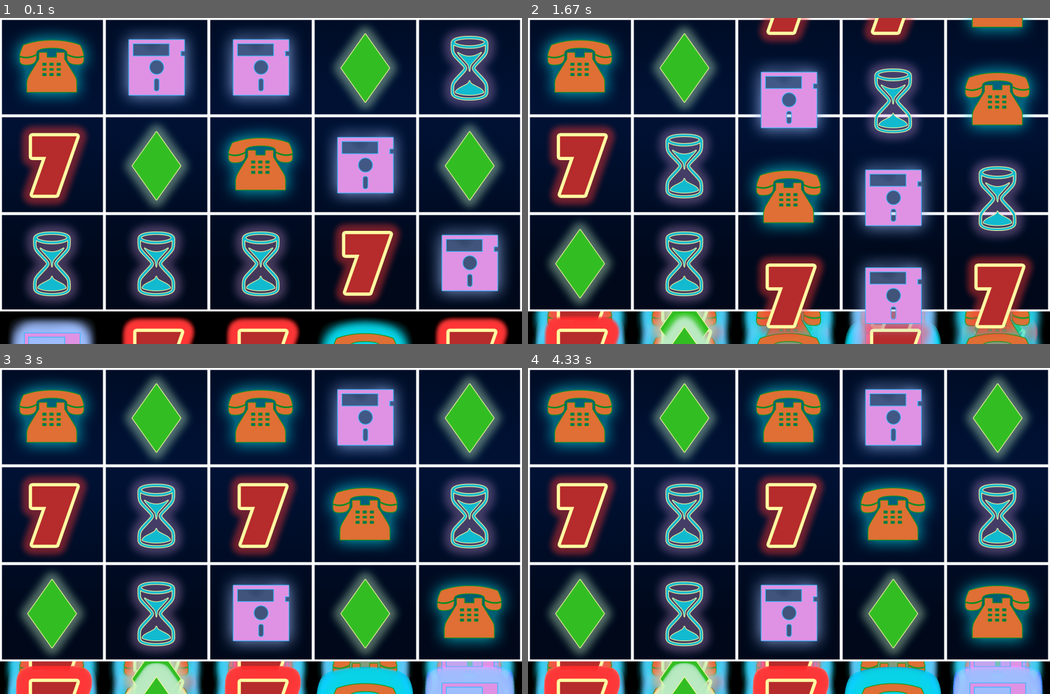
Above: before the commit, frames 1-4 (two rows, left to right).
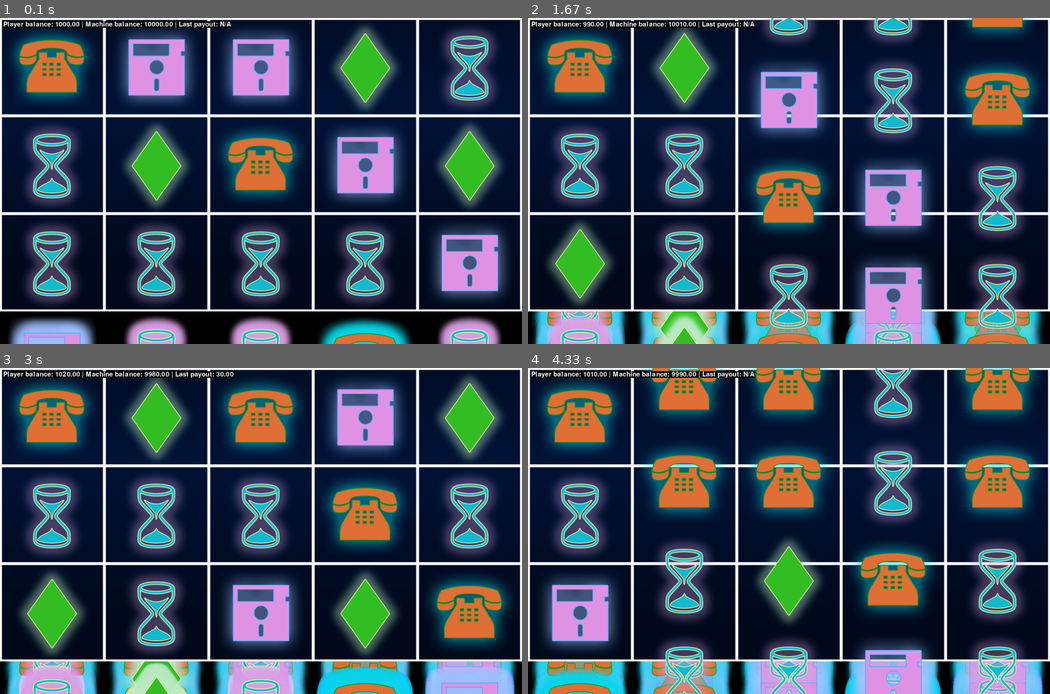
Above: after the commit, the same moments.

Repository: Valery-Olon/pygameSlot
Game: pygame game, started from main.py
Same seed, same stepped clock (60 frames per second), same inputs: the game is played once before the commit and once after it.
Inputs:
- Up to frame 1 (0.1 s): no input
- Up to frame 2 (1.67 s): tap Space at 0.33 s
- Up to frame 3 (3 s): no input
- Up to frame 4 (4.33 s): tap Space at 3.17 s

The runs differ from the first frame. In frame 1, 9.6% of the frame differs, in the area x 0-98%, y 0-100%; in frame 2, 13%; in frame 3, 9.3%; in frame 4, 54%, in the area x 0-99%, y 0-100%.

Commit message:
Added player class and win logic

Diff:
--- /dev/null
+++ b/debug.py
@@ -0,0 +1,11 @@
+import pygame
+
+pygame.init()
+font = pygame.font.Font(None, 30)
+
+def debug(info, y = 10, x = 10):
+    display_surface = pygame.display.get_surface()
+    debug_surf = font.render(str(info), True, 'white')
+    debug_rect = debug_surf.get_rect(topleft = (x,y))
+    pygame.draw.rect(display_surface, 'black', debug_rect)
+    display_surface.blit(debug_surf, debug_rect)
--- a/machine.py
+++ b/machine.py
@@ -1,17 +1,26 @@
+from debug import debug
+from player import Player
 from reel import *
 from settings import *
+from wins import *
 import pygame
 
 class Machine:
     def __init__(self) -> None:
         self.display_surface = pygame.display.get_surface()
+        self.machine_balance = 10000.00
         self.reel_index = 0
         self.reel_list = {}
         self.can_toggle = True
         self.spinning = False
+        self.win_animation_ongoing = False
+
+        # results
+        self.prev_result = {0: None, 1: None, 2:None, 3: None, 4: None}
+        self.spin_result = {0: None, 1: None, 2:None, 3: None, 4: None}
 
         self.spawn_reels()
-
+        self.currPlayer = Player()
 
     def coolsdowns(self):
         # Only lets player spin if all reels are NOT spinning
@@ -21,19 +30,31 @@
                 self.spinning = True
         if not self.can_toggle and [self.reel_list[reel].reel_is_spinning for reel in self.reel_list].count(False) == 5:
             self.can_toggle = True
+            self.spin_result = self.get_result()
+            # print(flip_horizontal(self.get_result()))
+
+            if self.check_wins(self.spin_result):
+                self.win_data = self.check_wins(self.spin_result)
+                # Play the win sound
+                # self.play_win_sound(self.win_data)
+                self.pay_player(self.win_data, self.currPlayer)
+                print(self.currPlayer.get_data(), ' - win')
+                # self.win_animation_ongoing = True
+                # self.ui.win_text_angle = random.randint(-4, 4)
 
 
     def input(self):
         keys = pygame.key.get_pressed()
 
         # Checks for space key, ability to toggle spin, and balance to cover bet size
-        # if keys[pygame.K_SPACE] and self.can_toggle and self.currPlayer.balance >= self.current_player.bet_size
-        if keys[pygame.K_SPACE]:
+        if keys[pygame.K_SPACE] and self.can_toggle and self.currPlayer.balance >= self.currPlayer.bet_size:
+        # if keys[pygame.K_SPACE]:
             self.toggle_spinning()
             self.spin_time = pygame.time.get_ticks()
-            # self.currentPlayer.place_bet()
-            # self.machine_balance += self.currPlyer.bet_size
-            # self.currPlayer.last_payout = None
+            self.currPlayer.place_bet()
+            self.machine_balance += self.currPlayer.bet_size
+            print(self.currPlayer.get_data())
+            self.currPlayer.last_payout = None
 
     def draw_reels(self,delta_time):
         for reel in self.reel_list:
@@ -60,9 +81,52 @@
                 self.reel_list[reel].start_spin(int(reel) * 200)
                 # self.spin_sound.play()
 
-    def update(self,delta_time):
+    def get_result(self):
+        for reel in self.reel_list:
+            self.spin_result[reel] = self.reel_list[reel].reel_spin_result()
+        return self.spin_result
+
+    def check_wins(self, result):
+        hits = {}
+        horizontal = flip_horizontal(result)
+        for row in horizontal:
+            for sym in row:
+                if row.count(sym) > 2:  # Potential result
+                    possible_win = [idx for idx, val in enumerate(row) if sym == val]
+
+                    # Check possible_win for a subsequqnce longer than 2 and add to hits
+                    if len(longest_seq(possible_win)) > 2:
+                        hits[horizontal.index(row) + 1] = [sym, longest_seq(possible_win)]
+        if hits:
+            return hits
+
+    def pay_player(self, win_data, curr_player):
+        multiplier = 0
+        spin_payout = 0
+
+        for v in win_data.values():
+            multiplier += len(v[1])
+        spin_payout = (multiplier * curr_player.bet_size)
+        curr_player.balance += spin_payout
+        self.machine_balance -= spin_payout
+        curr_player.last_payout = spin_payout
+        curr_player.total_won += spin_payout
+
+    def update(self, delta_time):
+        self.coolsdowns()
         self.input()
         self.draw_reels(delta_time)
+
         for reel in self.reel_list:
             self.reel_list[reel].symbol_list.draw(self.display_surface)
             self.reel_list[reel].symbol_list.update()
+
+        # balance payout debugger
+
+        debug_player_data = self.currPlayer.get_data()
+        machine_balance = "{:.2f}".format(self.machine_balance)
+        if self.currPlayer.last_payout:
+            last_payout = "{:.2f}".format(self.currPlayer.last_payout)
+        else:
+            last_payout = "N/A"
+        debug(f"Player balance: {debug_player_data['balance']} | Machine balance: {machine_balance} | Last payout: {last_payout}")
--- /dev/null
+++ b/player.py
@@ -0,0 +1,23 @@
+from settings import *
+
+class Player():
+    def __init__(self) -> None:
+        self.balance = 1000.00
+        self.bet_size = 10.00
+        self.last_payout = 0.00
+        self.total_won = 0.00
+        self.total_wager = 0.00
+
+    def get_data(self):
+        player_data = {}
+        player_data['balance'] = "{:.2f}".format(self.balance)
+        player_data['bet_size'] = "{:.2f}".format(self.bet_size)
+        player_data['last_payout'] = "{:.2f}".format(self.last_payout) if self.last_payout else "N/A"
+        player_data['total_won'] = "{:.2f}".format(self.total_won)
+        player_data['total_wager'] = "{:.2f}".format(self.total_wager)
+        return player_data
+
+    def place_bet(self):
+        bet = self.bet_size
+        self.balance -= bet
+        self.total_wager += bet
--- a/reel.py
+++ b/reel.py
@@ -2,7 +2,7 @@
 import pygame, random
 
 class Reel:
-    def __init__(self,pos) -> None:
+    def __init__(self, pos) -> None:
         self.symbol_list = pygame.sprite.Group()
         self.shuffled_keys = list(symbols.keys())
         random.shuffle(self.shuffled_keys)
@@ -14,7 +14,7 @@
         self.stop_sound = pygame.mixer.Sound('audio/stop.wav')
         self.stop_sound.set_volume(0.5)
 
-        # get index as well as otem in list
+        # get index as well as item in list
         for idx, item in enumerate(self.shuffled_keys):
             self.symbol_list.add(Symbol(symbols[item], pos, idx))
             pos = list(pos)
@@ -41,7 +41,7 @@
                     if symbol.rect.top == 1200:
                         if reel_is_stopping:
                             self.reel_is_spinning = False
-                            #self.stop_sound.play()
+                            # self.stop_sound.play()
                         symbol_idx = symbol.idx
                         symbol.kill()
                         # Spawn random symbol in place of the above
@@ -53,6 +53,12 @@
         self.spin_time= 1000 + delay_time
         self.reel_is_spinning = True
 
+    def reel_spin_result(self):
+        # Get and return text representation of symbols in a given reel
+        spin_symbols = []
+        for i in GAME_INDEXES:
+            spin_symbols.append(self.symbol_list.sprites()[i].sym_type)
+        return spin_symbols[::-1]
 
 class Symbol(pygame.sprite.Sprite):
     def __init__(self, pathToFile, pos, idx ):
--- a/settings.py
+++ b/settings.py
@@ -8,16 +8,24 @@
 
 # Images
 BG_IMAGE_PATH = 'graphics/0/bg.png'
-GAME_INDEXES = [1,2,3]              # 0 and 4 are outside play area
+GAME_INDEXES = [1,2,3]              # 0 and 4 are outside of play area
 SYM_PATH = 'graphics/0/symbols'
 
 
 # 5 symbols for demo
+# symbols = {
+#     'diamond': f"{SYM_PATH}/0_diamond.png",
+#     'floppy': f"{SYM_PATH}/0_floppy.png",
+#     'hourglass': f"{SYM_PATH}/0_hourglass.png",
+#     'seven': f"{SYM_PATH}/0_seven.png",
+#     'telephone': f"{SYM_PATH}/0_telephone.png",
+# }
+
+# 4 symbols for more in
 symbols = {
     'diamond': f"{SYM_PATH}/0_diamond.png",
     'floppy': f"{SYM_PATH}/0_floppy.png",
     'hourglass': f"{SYM_PATH}/0_hourglass.png",
-    'seven': f"{SYM_PATH}/0_seven.png",
+    'hourglass2': f"{SYM_PATH}/0_hourglass.png",
     'telephone': f"{SYM_PATH}/0_telephone.png",
-
 }
--- /dev/null
+++ b/wins.py
@@ -0,0 +1,29 @@
+# helper function to detect wins
+
+def flip_horizontal(result):
+    #flip results horizontally to keep them in a more readable list
+    horizontal_values = []
+    for value in result.values():
+        horizontal_values.append(value)
+    # 'Rotate' 90 degrees to get text representation of spin in order
+    rows, cols = len(horizontal_values), len(horizontal_values[0])
+    hvals2 = [[""] * rows for _ in range(cols)]
+    for x in range(rows):
+        for y in range(cols):
+            hvals2[y][rows - x - 1] = horizontal_values[x][y]
+    hvals3 = [item[::-1] for item in hvals2]
+    return hvals3
+
+def longest_seq(hit):
+    subSeqLength, longest = 1, 1
+    start, end = 0, 0
+    for i in range(len(hit) - 1):
+        if hit[i] == hit[i + 1] - 1:
+            subSeqLength += 1
+            if subSeqLength > longest:
+                longest = subSeqLength
+                start = i + 2 - subSeqLength
+                end = i + 2
+        else:
+            subSeqLength =  1
+    return hit[start:end]
Binary file added: graphics/0/bg100.png
